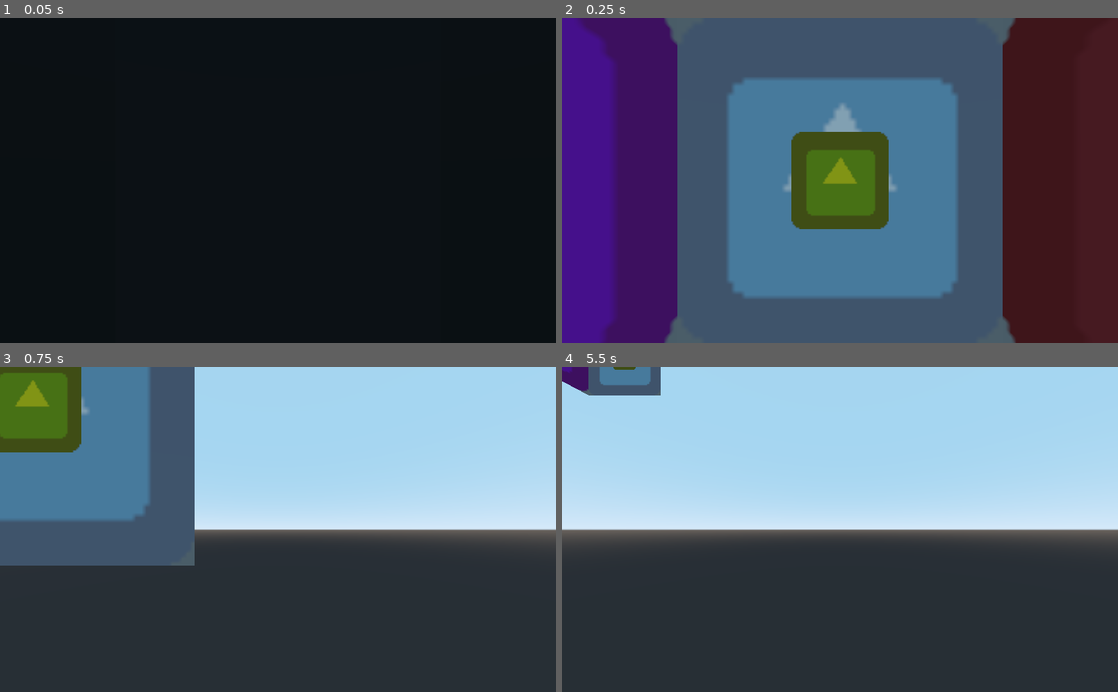
Above: before the commit, frames 1-4 (two rows, left to right).
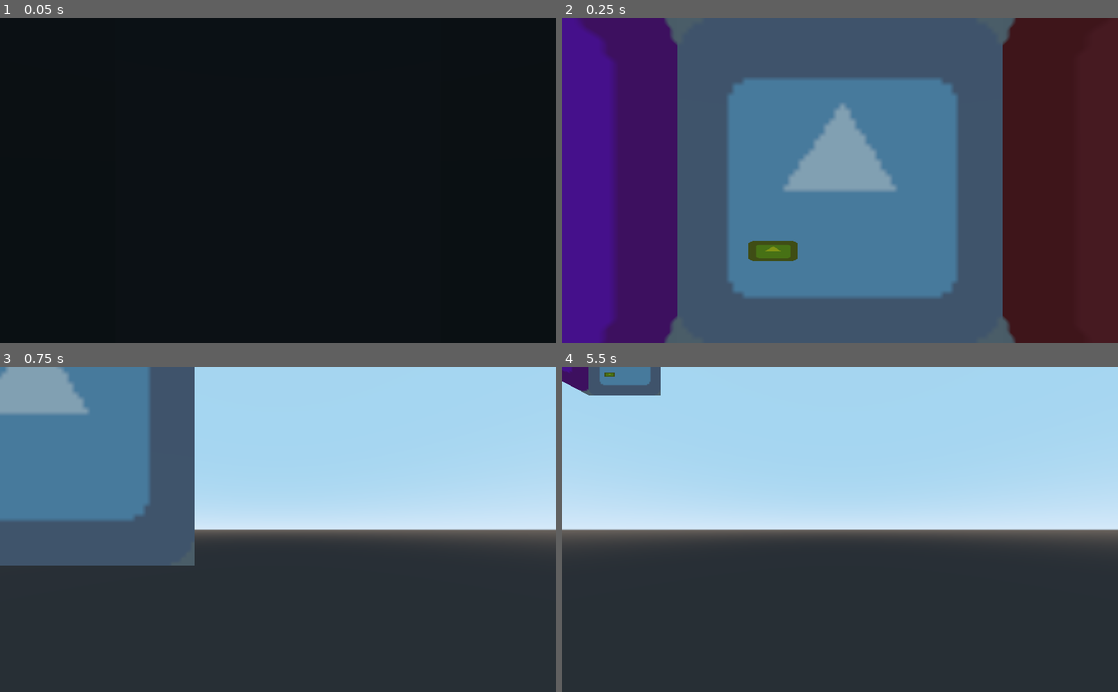
Above: after the commit, the same moments.

Repository: bemain/game-jam-2022w8
Game: Godot game, scene res://World.tscn
Same seed, same stepped clock (60 frames per second), same inputs: the game is played once before the commit and once after it. The engine's default icon, where the game draws it, is replaced by a stand-in: a white triangle on a blue panel in a dark square.
Inputs (mouse positions are in pixels of both pictures, inside the frame that each line leads up to):
- Up to frame 1 (0.05 s): no input
- Up to frame 2 (0.25 s): no input
- Up to frame 3 (0.75 s): tap Enter at 0.5 s; move the mouse to (400, 513) at 0.52 s; hold D from 0.53 s (still down); tap Q at 0.6 s; click (400, 513) at 0.67 s
- Up to frame 4 (5.5 s): release D at 1.25 s; tap Space at 1.25, 2.75, 4.25 s; drag from (728, 545) to (812, 594) at 1.27 s; tap Enter at 2, 3.5 s; move the mouse to (895, 458) at 2.02 s; hold D 2.03-2.75 s; tap Q at 2.1, 3.6, 5.1 s; drag from (812, 594) to (673, 480) at 2.77 s; move the mouse to (1006, 578) at 3.52 s; hold A 3.53-4.25 s; drag from (673, 480) to (756, 448) at 4.27 s; move the mouse to (867, 529) at 5.02 s; hold S from 5.03 s (still down); click (867, 529) at 5.17 s

Frame 1 is identical in both runs. In frame 2, 5.7% of the frame differs, in the area x 33-59%, y 35-75%; in frame 3, 3.8%; in frame 4, less than 0.1%.

Commit message:
Setup sample scene

Diff:
--- a/Items/GrabableItem.gd
+++ b/Items/GrabableItem.gd
@@ -8,5 +8,4 @@
 	and event.button_index == BUTTON_LEFT \
 	and event.pressed:
 		Gamestate.items.append(item_name)
-		print(Gamestate.items)
 		queue_free()
--- a/Rooms/Room_Test.tscn
+++ b/Rooms/Room_Test.tscn
@@ -1,7 +1,8 @@
-[gd_scene load_steps=3 format=2]
+[gd_scene load_steps=4 format=2]
 
 [ext_resource path="res://icon.png" type="Texture" id=1]
 [ext_resource path="res://Items/GrabableItem.tscn" type="PackedScene" id=2]
+[ext_resource path="res://Objects/LockedObject.tscn" type="PackedScene" id=3]
 
 [node name="Room_Test" type="Node2D"]
 __meta__ = {
@@ -16,6 +17,9 @@
 }
 
 [node name="GrabableItem" parent="Wall1" instance=ExtResource( 2 )]
+position = Vector2( -13.1875, 13.875 )
+scale = Vector2( 0.5, 0.2 )
+item_name = "Key1"
 
 [node name="Wall2" type="Sprite" parent="."]
 modulate = Color( 1, 0.027451, 0.027451, 1 )
@@ -35,6 +39,11 @@
 "_edit_lock_": true
 }
 
+[node name="LockedObject" parent="Wall3" instance=ExtResource( 3 )]
+position = Vector2( -4.5, -14.1875 )
+scale = Vector2( 0.2, 0.2 )
+key = "Key1"
+
 [node name="Wall4" type="Sprite" parent="."]
 modulate = Color( 0.972549, 0, 0.776471, 1 )
 position = Vector2( 3072, 0 )
